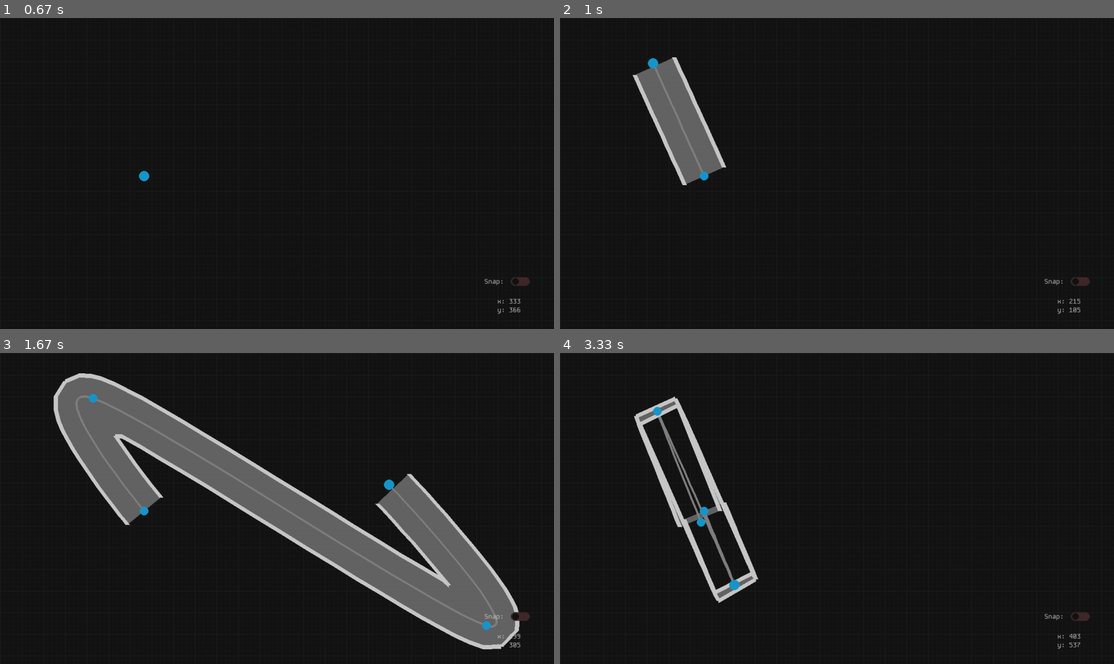
Above: before the commit, frames 1-4 (two rows, left to right).
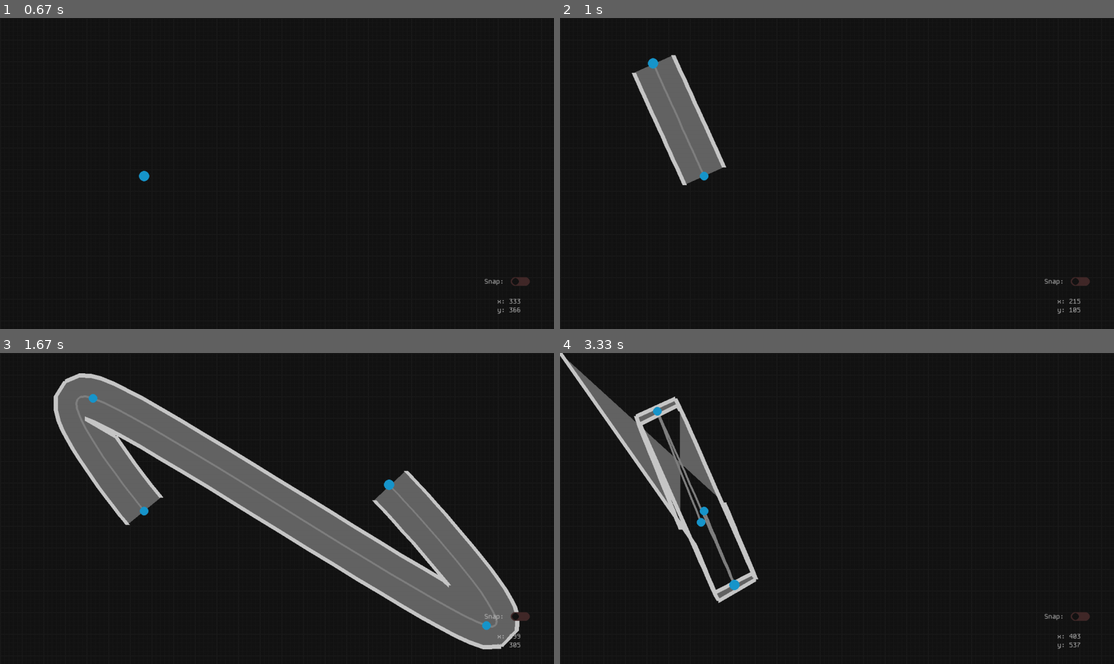
Above: after the commit, the same moments.

Repository: Raphael-W/Racing-Line
Game: pygame game, started from main.py
Two runs of this game, one before a commit and one after it. Both use one fixed random seed, a clock stepped at 60 frames per second and the inputs below.
Inputs (mouse positions are in pixels of both pictures, inside the frame that each line leads up to):
- Up to frame 1 (0.67 s): press the mouse at (277, 195) at 0.37 s; move the mouse to (210, 185) at 0.47 s; release the mouse at (144, 176) at 0.6 s
- Up to frame 2 (1 s): press the mouse at (837, 195) at 0.7 s; move the mouse to (748, 129) at 0.8 s; release the mouse at (654, 61) at 0.93 s
- Up to frame 3 (1.67 s): press the mouse at (277, 530) at 1.03 s; move the mouse to (382, 576) at 1.13 s; release the mouse at (487, 626) at 1.27 s; click (387, 483) at 1.38 s
- Up to frame 4 (3.33 s): press the mouse at (947, 483) at 1.7 s; move the mouse to (825, 502) at 1.8 s; release the mouse at (698, 520) at 1.93 s; press the mouse at (1053, 617) at 2.03 s; move the mouse to (903, 608) at 2.13 s; release the mouse at (753, 598) at 2.27 s; press the mouse at (1047, 626) at 2.37 s; move the mouse to (853, 517) at 2.47 s; release the mouse at (659, 412) at 2.6 s; press the mouse at (1053, 617) at 2.7 s; move the mouse to (892, 527) at 2.8 s; release the mouse at (731, 433) at 2.93 s; press the mouse at (654, 396) at 3.03 s; move the mouse to (692, 489) at 3.13 s; release the mouse at (731, 586) at 3.27 s

Frame 1 is identical in both runs. In frame 2, less than 0.1% of the frame differs, in the area x 12-21%, y 11-19%; in frame 3, 0.2%; in frame 4, 2.7%, in the area x 0-30%, y 0-62%.

Commit message:
Optimised Track Updating

Diff:
--- a/Other/API Test.py
+++ /dev/null
@@ -1,76 +0,0 @@
-import requests, json
-
-# api-endpoint
-URL = "https://api.auto-data.net/?code=ab0535f73cf5d3fcd5e06732c7d70e7e"
-
-dataFormat = "json"
-PARAMS = {"format":dataFormat}
-
-r = requests.get(url = URL, params = PARAMS)
-
-# extracting data in json format
-data = r.json()
-brands_data = data["brands"]["brand"]
-
-# Iterate through the brands data and print the brand name and its associated models
-for brand_data in brands_data:
-    brand_name = brand_data["name"]
-    models_data = brand_data["models"]["model"]
-    for model_data in models_data:
-        model_name = model_data["name"]
-        generations_data = model_data["generations"]["generation"]
-        for generation_data in generations_data:
-            acceleration = "N/A"
-            braking = "N/A"
-            wheel_base = "N/A"
-            turning_radius = "N/A"
-            top_speed = "N/A"
-            modifications_data = generation_data.get("modifications", {}).get("modification", [])
-            for modification_data in modifications_data:
-                acceleration = modification_data.get("acceleration", "N/A")
-                braking = modification_data.get("deceleration", "N/A")
-                wheel_base = modification_data.get("wheelbase", "N/A")
-                turning_radius = modification_data.get("turningCircle", "N/A")
-                top_speed = modification_data.get("maxspeed", "N/A")
-
-            # Print details for each model
-            print(f"{brand_name} {model_name}:")
-            print(f"Acceleration: {acceleration}")
-            print(f"Braking: {braking}")
-            print(f"Wheel Base: {wheel_base}")
-            print(f"Turning Radius: {turning_radius}")
-            print(f"Top Speed: {top_speed}\n{'-' * 40}")
-
-#For my program, I'll need to be able to save a file for each vehicle
-def saveData():
-    for brand_data in brands_data:
-        brand_name = brand_data["name"]
-        models_data = brand_data["models"]["model"]
-        for model_data in models_data:
-            model_name = model_data["name"]
-            generations_data = model_data["generations"]["generation"]
-            for generation_data in generations_data:
-                acceleration = "N/A"
-                braking = "N/A"
-                wheel_base = "N/A"
-                turning_radius = "N/A"
-                top_speed = "N/A"
-                modifications_data = generation_data.get("modifications", {}).get("modification", [])
-                for modification_data in modifications_data:
-                    acceleration = modification_data.get("acceleration", "N/A")
-                    braking = modification_data.get("deceleration", "N/A")
-                    wheel_base = modification_data.get("wheelbase", "N/A")
-                    turning_radius = modification_data.get("turningCircle", "N/A")
-                    top_speed = modification_data.get("maxspeed", "N/A")
-
-                carData = {"Brand": brand_name,
-                        "Model": model_name,
-                        "Top Speed": top_speed,
-                        "Acceleration": acceleration,
-                        "Braking": braking,
-                        "Wheel-Base": wheel_base,
-                        "Turning Radius": turning_radius}
-
-                with open("Car Data/" + brand_name + " " + model_name + ".json", "w") as carFile:
-                    json.dump(carData, carFile)
-saveData()
--- a/Other/main backup.py
+++ /dev/null
@@ -1,163 +0,0 @@
-import numpy as np
-import pygame
-import pygame.freetype
-from spline import *
-from pygameUIElements import *
-
-pygame.init()
-pygame.display.set_caption("Bézier Curve")
-screen = pygame.display.set_mode((1280, 720))#, pygame.RESIZABLE)
-clock = pygame.time.Clock()
-screenWidth, screenHeight = screen.get_size()
-running = True
-zoom = 1
-trackWidth = 50
-
-spline = Curve()
-
-backgroundColor = (20, 20, 20)
-curveColor = (128, 128, 128)
-controlPointColor = (24, 150, 204)
-gridColor = (30, 30, 30)
-
-ft_font = pygame.freetype.Font("KodeMono-VariableFont_wght.ttf", 24)
-
-def displaySpline():
-    if len(spline.points) >= 2:
-        zoomedSplinePoints = list(np.array(spline.splinePoints) * zoom)
-        pygame.draw.lines(screen, curveColor, False, zoomedSplinePoints, int(2 * (zoom * 2)))
-        #pygame.draw.lines(screen, curveColor, False, leftTrackEdge.splinePoints, int(2 * (zoom * 2)))
-        #pygame.draw.lines(screen, curveColor, False, rightTrackEdge.splinePoints, int(2 * (zoom * 2)))
-
-    for point in spline.points:
-        zoomedX = point.posX * zoom
-        zoomedY = point.posY * zoom
-        pygame.draw.circle(screen, controlPointColor, (zoomedX, zoomedY), zoom * point.size)
-
-def updateSpline():
-    screenBorder = 5
-
-    for pointIndex in range(len(spline.points)):
-        point = spline.points[pointIndex]
-
-        point.mouseHovering = ((point.posX + (point.size + 2) > mousePosX > point.posX - (point.size + 2)) and
-                               (point.posY + (point.size + 2) > mousePosY > point.posY - (point.size + 2)))
-
-        if point.mouseHovering:
-            point.size = point.baseSize + 2
-            if pygame.mouse.get_pressed()[0] and spline.pointSelected is None:
-                point.pointSelected = True
-                spline.pointSelected = pointIndex
-                point.originalPos = (point.posX, point.posY)
-        else:
-            point.size = point.baseSize
-
-        if not pygame.mouse.get_pressed()[0]:
-            point.pointSelected = False
-            spline.pointSelected = None
-
-        if point.pointSelected:
-            if screenBorder < mousePosX < screenWidth - screenBorder:
-                point.posX = mousePosX
-
-            if screenBorder < mousePosY < screenHeight - screenBorder:
-                point.posY = mousePosY
-
-    if spline.pointSelected  is not None:
-        spline.computeSpline(perSegRes = 20, updatePoints = spline.pointSelected)
-
-    if len(spline.points) >= 4:
-        leftTrackEdge, rightTrackEdge = spline.computeTrackEdges(trackWidth)
-
-        leftTrackEdge = Curve(leftTrackEdge)
-        rightTrackEdge = Curve(rightTrackEdge)
-
-        leftTrackEdge.computeSpline(perSegRes = 20)
-        rightTrackEdge.computeSpline(perSegRes = 20)
-
-        pygame.draw.lines(screen, curveColor, False, rightTrackEdge.splinePoints, 5)
-        pygame.draw.lines(screen, curveColor, False, leftTrackEdge.splinePoints, 5)
-
-def drawGrid(frequency, lineWidth, lineColor):
-    columns = math.ceil(screenWidth / frequency)
-    rows = math.ceil(screenHeight / frequency)
-
-    for line in range(columns):
-        pygame.draw.line(screen, lineColor, (line * frequency, 0), (line * frequency, screenHeight), lineWidth)
-
-    for line in range(rows):
-        pygame.draw.line(screen, lineColor, (0, line * frequency), (screenWidth, line * frequency), lineWidth)
-
-def gradient(coords1, coords2):
-    return -(coords2[1] - coords1[1]) / (coords2[0] - coords1[0])
-
-
-while running:
-    screenWidth, screenHeight = screen.get_size()
-    mousePosX = pygame.mouse.get_pos()[0] / zoom
-    mousePosY = pygame.mouse.get_pos()[1] / zoom
-
-    screen.fill(backgroundColor)
-    drawGrid(50 * zoom, 2, gridColor)
-    drawGrid(10 * zoom, 1, (25, 25, 25))
-
-    for event in pygame.event.get():
-        if event.type == pygame.QUIT:
-            running = False
-
-        if event.type == pygame.MOUSEBUTTONDOWN and pygame.mouse.get_pressed()[0] and (spline.pointHovering() is None):
-            spline.add(ControlPoint(mousePosX, mousePosY))
-
-        if event.type == pygame.MOUSEBUTTONDOWN and pygame.mouse.get_pressed()[2] and (spline.pointHovering()):
-            spline.removeSpecific(spline.pointHovering())
-
-        if event.type == pygame.KEYDOWN:
-            if pygame.key.get_pressed()[pygame.K_BACKSPACE]:
-                spline.removeLast()
-
-            if pygame.key.get_pressed()[pygame.K_UP]:
-                zoom *= 1.1
-
-            if pygame.key.get_pressed()[pygame.K_DOWN]:
-                zoom /= 1.1
-
-    updateSpline()
-    displaySpline()
-
-    controlPoints = spline.returnPointCoords()
-
-    for seg in range(1, len(controlPoints) - 1):
-        grad = gradient(controlPoints[seg - 1], controlPoints[seg + 1])
-        #grad = cardinal_spline(controlPoints, ((seg - 1) * 20) / (len(controlPoints) * 20), True)
-
-        if grad != 0:
-            perpGrad = ((1 / grad) * -1)
-        else:
-            perpGrad = 0
-
-        perpGrad = grad
-        ft_font.render_to(screen, (controlPoints[seg][0], controlPoints[seg][1] - 20), "{:.2f}".format(perpGrad),
-                          (250, 250, 250))
-        yIntercept = controlPoints[seg][1] - (perpGrad * controlPoints[seg][0])
-
-        xR = controlPoints[seg][0] + (50 / math.sqrt(1 + (perpGrad ** 2)))
-        yR = (perpGrad * xR) + yIntercept
-
-        xL = controlPoints[seg][0] - (50 / math.sqrt(1 + (perpGrad ** 2)))
-        yL = (perpGrad * xL) + yIntercept
-
-        if False:
-            innerCoords = (xR, yR)
-            outerCoords = (xL, yL)
-
-        else:
-            innerCoords = (xL, yL)
-            outerCoords = (xR, yR)
-
-        pygame.draw.line(screen, curveColor, innerCoords, outerCoords, 5)
-        pygame.draw.circle(screen, curveColor, innerCoords, 10)
-
-    pygame.display.flip()
-    clock.tick(120) #Refresh Rate
-
-pygame.quit()
--- a/Software/main.py
+++ b/main.py
@@ -5,7 +5,7 @@
 
 pygame.init()
 pygame.display.set_caption("Racing Line Finder")
-screen = pygame.display.set_mode((1280, 720))#, pygame.RESIZABLE)
+screen = pygame.display.set_mode((1280, 720), pygame.RESIZABLE)
 clock = pygame.time.Clock()
 screenWidth, screenHeight = screen.get_size()
 running = True
--- a/Software/spline.py
+++ b/spline.py
@@ -7,13 +7,6 @@
     x2, y2 = point2
 
     return math.sqrt(((y2 - y1) ** 2) + ((x1 - x2) ** 2))
-
-def intersect(point1, point2, point3, point4):
-    def counterClockwise(point1, point2, point3):
-        return (point3[1] - point1[1]) * (point2[0] - point1[0]) > (point3[0] - point1[0]) * (point2[1] - point1[1])
-
-    return (counterClockwise(point1, point2, point3) != counterClockwise(point2, point3, point4) and
-            counterClockwise(point1, point2, point3) != counterClockwise(point1, point2, point4))
 
 def findKink(point, linePoints, width):
     kinkFound = False
@@ -132,8 +125,8 @@
             index = len(self.points)
 
         self.points.insert(index, anchorObject)
-        self.computeSpline()
-        self.computeTrackEdges()
+        self.computeSpline(updatePoints = [index])
+        self.computeTrackEdges(updatePoints = [index])
 
     def remove(self, index = -1):
         if index == -1:
@@ -141,8 +134,8 @@
 
         if len(self.points) - 1 >= index:
             self.points.pop(index)
-            self.computeSpline()
-            self.computeTrackEdges()
+            self.computeSpline(updatePoints = [index])
+            self.computeTrackEdges(updatePoints = [index])
 
     def undo(self):
         print("Undo")
@@ -162,10 +155,16 @@
 
         if len(self.points) >= 2:
             if len(updatePoints) > 0:
-                self.splinePoints += [''] * ((numOfSegments * perSegRes) - len(self.splinePoints))
+                if (numOfSegments * perSegRes) > len(self.splinePoints):
+                    for point in updatePoints:
+                        self.splinePoints = self.splinePoints[:((point - 1) * perSegRes):] + ([''] * perSegRes) + self.splinePoints[((point - 1) * perSegRes):]
+
+                elif (numOfSegments * perSegRes) < len(self.splinePoints):
+                    for point in updatePoints:
+                        self.splinePoints = self.splinePoints[:((point - 1) * perSegRes):] + self.splinePoints[(point * perSegRes):]
+
             else:
                 self.splinePoints = [''] * (numOfSegments * perSegRes)
-
 
             resolution = numOfSegments * perSegRes
             updateRange = (0, resolution)
@@ -182,46 +181,61 @@
     def computeTrackEdges(self, perSegRes = 20, updatePoints = [], width = 50):
         if len(self.splinePoints) >= 2:
             if len(updatePoints) > 0:
-                self.leftTrackEdge += [''] * (len(self.splinePoints) - len(self.leftTrackEdge) - 1)
-                self.rightTrackEdge += [''] * (len(self.splinePoints) - len(self.rightTrackEdge) - 1)
+                if len(self.splinePoints) > len(self.leftTrackEdge):
+                    for point in updatePoints:
+                        self.leftTrackEdge = self.leftTrackEdge[:((point - 1) * perSegRes)] + ([''] * perSegRes) + self.leftTrackEdge[((point - 1) * perSegRes):]
+                        self.rightTrackEdge = self.rightTrackEdge[:((point - 1) * perSegRes)] + ([''] * perSegRes) + self.rightTrackEdge[((point - 1) * perSegRes):]
+
+                elif len(self.splinePoints) < len(self.leftTrackEdge):
+                    for point in updatePoints:
+                        self.leftTrackEdge = self.leftTrackEdge[:((point - 1) * perSegRes)] + self.leftTrackEdge[(point * perSegRes):]
+                        self.rightTrackEdge = self.rightTrackEdge[:((point - 1) * perSegRes)] + self.rightTrackEdge[(point * perSegRes):]
+
             else:
-                self.leftTrackEdge = [''] * (len(self.splinePoints) - 1)
-                self.rightTrackEdge = [''] * (len(self.splinePoints) - 1)
-
-            updateRange = (0, len(self.splinePoints) - 1)
+                self.leftTrackEdge = [''] * (len(self.splinePoints))
+                self.rightTrackEdge = [''] * (len(self.splinePoints))
+
+            updateRange = (0, len(self.splinePoints))
             if len(updatePoints) > 0:
                 lowerBound = max((min(updatePoints) - 2) * perSegRes, 0)
-                upperBound = min((max(updatePoints) + 2) * perSegRes, len(self.splinePoints) - 1)
+                upperBound = min((max(updatePoints) + 2) * perSegRes, len(self.splinePoints))
                 updateRange = (lowerBound, upperBound)
 
+            nonKinkCoordLeft = (0, 0)
+            nonKinkCoordRight = (0, 0)
+
+            xExt = (self.splinePoints[-1][0] - self.splinePoints[-2][0])
+            yExt = (self.splinePoints[-1][1] - self.splinePoints[-2][1])
+            pointExt = (self.splinePoints[-1][0] + xExt, self.splinePoints[-1][1] + yExt)
+            extendedSplinePoints = self.splinePoints + [pointExt]
+
             for seg in range(*updateRange):
-                distance = pointDistance(self.splinePoints[seg], self.splinePoints[seg + 1])
-
-                newXLeft = ((width * (self.splinePoints[seg][1] - self.splinePoints[seg + 1][1])) / distance) + self.splinePoints[seg][0]
-                newYLeft = ((width * (self.splinePoints[seg + 1][0] - self.splinePoints[seg][0])) / distance) + self.splinePoints[seg][1]
-
-                newXRight = ((-width * (self.splinePoints[seg][1] - self.splinePoints[seg + 1][1])) / distance) + self.splinePoints[seg][0]
-                newYRight = ((-width * (self.splinePoints[seg + 1][0] - self.splinePoints[seg][0])) / distance) + self.splinePoints[seg][1]
+                distance = pointDistance(extendedSplinePoints[seg], extendedSplinePoints[seg + 1])
+
+                newXLeft = ((width * (extendedSplinePoints[seg][1] - extendedSplinePoints[seg + 1][1])) / distance) + extendedSplinePoints[seg][0]
+                newYLeft = ((width * (extendedSplinePoints[seg + 1][0] - extendedSplinePoints[seg][0])) / distance) + extendedSplinePoints[seg][1]
+
+                newXRight = ((-width * (extendedSplinePoints[seg][1] - extendedSplinePoints[seg + 1][1])) / distance) + extendedSplinePoints[seg][0]
+                newYRight = ((-width * (extendedSplinePoints[seg + 1][0] - extendedSplinePoints[seg][0])) / distance) + extendedSplinePoints[seg][1]
+
+                if findKink((newXLeft, newYLeft), extendedSplinePoints[updateRange[0]: updateRange[1]], width - 3):
+                    newXLeft, newYLeft = nonKinkCoordLeft
+                else:
+                    nonKinkCoordLeft = (newXLeft, newYLeft)
+
+                if findKink((newXRight, newYRight), extendedSplinePoints[updateRange[0]: updateRange[1]], width - 3):
+                    newXRight, newYRight = nonKinkCoordRight
+                else:
+                    nonKinkCoordRight = (newXRight, newYRight)
 
                 self.leftTrackEdge[seg] = (newXLeft, newYLeft)
                 self.rightTrackEdge[seg] = (newXRight, newYRight)
-
-            nonKinkIndex = 0
-            for point in range(len(self.rightTrackEdge) - 1):
-                if findKink(self.rightTrackEdge[point], self.splinePoints, width - 3):
-                    self.rightTrackEdge[point] = self.rightTrackEdge[nonKinkIndex]
-                else:
-                    nonKinkIndex = point
-
-            nonKinkIndex = 0
-            for point in range(len(self.leftTrackEdge) - 1):
-                if findKink(self.leftTrackEdge[point], self.splinePoints, width - 3):
-                    self.leftTrackEdge[point] = self.leftTrackEdge[nonKinkIndex]
-                else:
-                    nonKinkIndex = point
+            print(self.leftTrackEdge)
 
     def update(self, mousePosX, mousePosY, screenWidth, screenHeight, screenBorder, pygame, offset, snap):
         self.pointsSelected = [point for point in self.points if point.pointSelected]
+        for point in self.pointsSelected[1:]:
+            point.pointSelected = False
 
         self.mouseHovering = None
         for point in self.points:
Renamed: Software/MonoFont.ttf -> MonoFont.ttf
Renamed: Software/pygameUIElements.py -> pygameUIElements.py
Renamed: Software/undo-redo.py -> undo-redo.py
